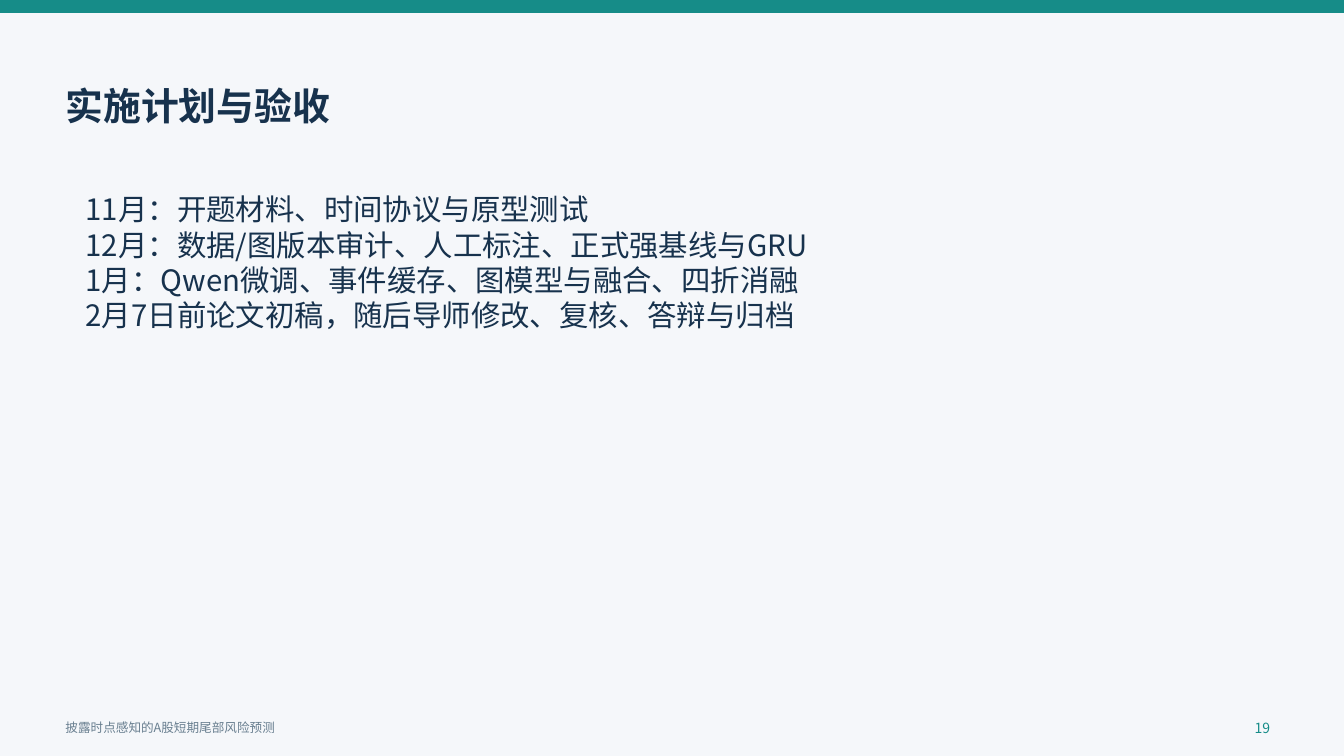
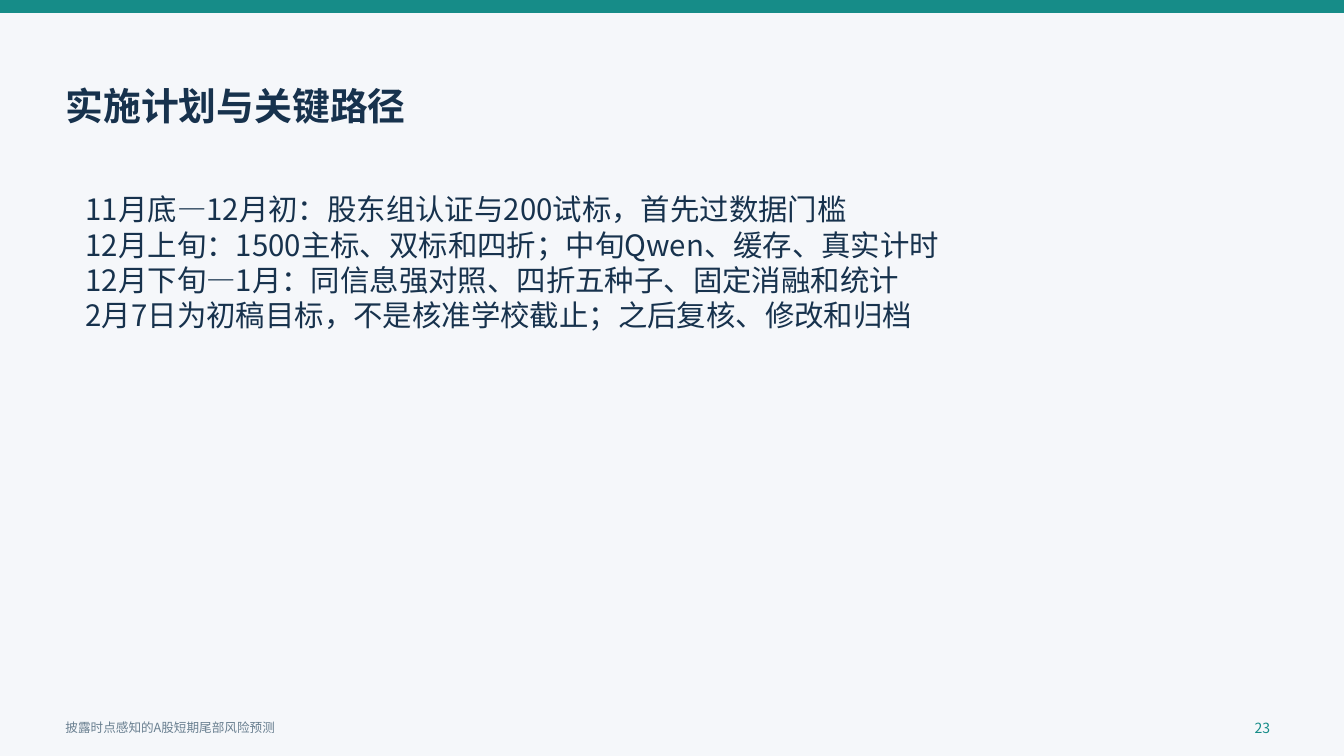
Before and after one commit to QiuKunYuan/llm-event-tail-risk-, a slide deck: slide 23 of docs/开题报告/开题答辩汇报.pptx (slide 19 before the commit). Drawn at 1344x756 pixels with LibreOffice and Linux fonts; fonts in the diff are those of the drawing. Boxes give left, top, right and bottom in pixels: in the first picture for what was removed or moved away, otherwise in the second. Text is boxed around its words. In the diff, an @@ line names an element or a change of style, - is before the commit and + after.

```diff
--- a/docs/开题报告/开题答辩汇报.pptx
+++ b/docs/开题报告/开题答辩汇报.pptx
@@ text at [65, 87, 405, 124]: text changed @@
-实施计划与验收
+实施计划与关键路径
@@ text at [86, 195, 940, 331]: text changed @@
-11月：开题材料、时间协议与原型测试
-12月：数据/图版本审计、人工标注、正式强基线与GRU
-1月：Qwen微调、事件缓存、图模型与融合、四折消融
-2月7日前论文初稿，随后导师修改、复核、答辩与归档
+11月底—12月初：股东组认证与200试标，首先过数据门槛
+12月上旬：1500主标、双标和四折；中旬Qwen、缓存、真实计时
+12月下旬—1月：同信息强对照、四折五种子、固定消融和统计
+2月7日为初稿目标，不是核准学校截止；之后复核、修改和归档
@@ text at [1255, 722, 1271, 733]: text changed @@
-19
+23
```
Also in this commit, not shown: 19 other slides changed, 4 slides added, 36 other files.
